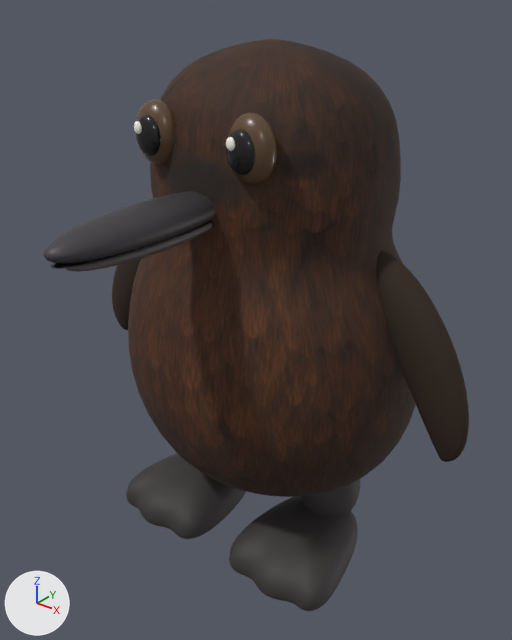
What one commit did to the FBX model pebble/Pebble_Chick/AN_Pebble_Chick_Jump.fbx.
Before and after are seen from a 50 mm lens placed at (1.155, -1.513, 1.642), pointed at (0.028, -0.104, 0.768). The lights are fixed; the arrows at lower left show +X, +Y and +Z. The first picture is the older version. Where no turn or scale is listed for an object, it has been applied to the vertices.

Names of what the first picture shows: 'SK_Pebble_Chick'.
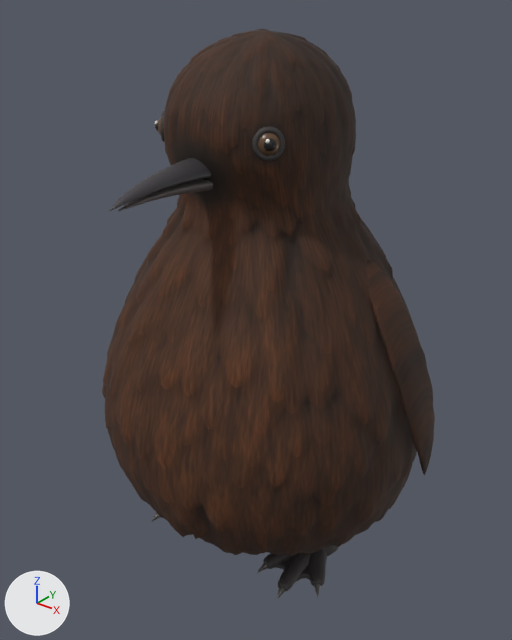
What differs and where, as boxes [x1, y1, x2, y2] in the pictures (512 x 640 px; the box of a moved part takes in the faces that stretch with it):
'SK_Pebble_Chick', reshaped (22% narrower)
    before: [43, 39, 469, 611]
    after: [102, 29, 435, 599]
part 1 of me_pebblechick_deformmesh, added
    after: [258, 133, 280, 156]
part 2 of me_pebblechick_deformmesh, added
    after: [264, 138, 276, 151]
part 3 of me_pebblechick_deformmesh, added (mostly hidden)
    after: [158, 118, 161, 135]
part 4 of me_pebblechick_deformmesh, rebuilt (9% wider, 15% taller)
    before: [128, 39, 416, 497]
    after: [102, 29, 417, 556]
part 5 of me_pebblechick_deformmesh, rebuilt (24% narrower)
    before: [376, 250, 469, 462]
    after: [365, 260, 435, 475]
part 6 of me_pebblechick_deformmesh, rebuilt (not visible afterwards)
    before: [112, 259, 141, 330]
part 7 of me_pebblechick_deformmesh, deleted
    before: [50, 115, 360, 518]
part 8 of me_pebblechick_deformmesh, moved or reshaped
    before: [126, 453, 358, 611]
    after: [151, 512, 327, 599]
part 9 of me_pebblechick_deformmesh, cut back
    before: [43, 99, 277, 264]
    after: [110, 111, 285, 211]

Edits to the bpy script that builds the scene:
```text
Add mat_m_chick_claw:
    mat_m_chick_claw = principled_material('M_Chick_Claw')
    mat_m_chick_claw.base_color = (0.075, 0.07, 0.065)  # dark grey #4d4b48
    mat_m_chick_claw.roughness = 0.35
Change me_pebblechick_deformmesh:
    used by ob_sk_pebble_chick; location = (0.0, 0.0, 0.0)
    remove me_pebblechick_deformmesh.from_pydata(...)  # 14226 vertices, 14464 faces; spans x -0.653..0.653, y -0.74..0.48, z 0.018..1.5
    add me_pebblechick_deformmesh.from_pydata(...)  # 22974 vertices, 23258 faces; spans x -0.539..0.538, y -0.568..0.438, z 0.003..1.524
    me_pebblechick_deformmesh part 1: a new loose piece, a UV sphere (16 segments, 12 rings, poles along z) spanning x 0.128..0.188, y -0.254..-0.194, z 1.269..1.329, in mat_m_chick_iris (brown #5d4530)
    me_pebblechick_deformmesh part 2: a new loose piece, a UV sphere (16 segments, 10 rings, poles along z) spanning x 0.156..0.188, y -0.253..-0.221, z 1.284..1.316, in mat_m_chick_pupil (black #181619)
    me_pebblechick_deformmesh part 3: a new loose piece, a UV sphere (16 segments, 12 rings, poles along z) spanning x -0.188..-0.128, y -0.254..-0.194, z 1.269..1.329, in mat_m_chick_iris (brown #5d4530)
    me_pebblechick_deformmesh part 4: the loose piece of 4226 vertices spanning x -0.465..0.465, y -0.386..0.386, z 0.21..1.5 is rebuilt with 13442 vertices and now spans x -0.501..0.5, y -0.506..0.406, z 0.066..1.524
    me_pebblechick_deformmesh part 5: the loose piece of 1442 vertices spanning x 0.305..0.653, y -0.083..0.027, z 0.518..1.019 is rebuilt with 458 vertices and now spans x 0.302..0.538, y -0.071..0.085, z 0.4..0.984, in mat_m_chick_body (picture img_t_chick_body_basecolor_png)
    me_pebblechick_deformmesh part 6: the loose piece of 1442 vertices spanning x -0.653..-0.305, y -0.083..0.027, z 0.518..1.019 is rebuilt with 458 vertices and now spans x -0.539..-0.304, y -0.071..0.084, z 0.403..0.98, in mat_m_chick_body (picture img_t_chick_body_basecolor_png)
    me_pebblechick_deformmesh part 7: 9 loose pieces with 3442 vertices, spanning x -0.321..0.321, y -0.727..0.48, z 0.083..1.341, are deleted
    me_pebblechick_deformmesh part 8: 2466 vertices removed from x -0.397..0.397, y -0.333..0.076, z 0.018..0.16; 4620 vertices added at x -0.35..0.35, y -0.301..-0.023, z 0.007..0.069
    me_pebblechick_deformmesh part 9: 1206 vertices removed from x -0.214..0.214, y -0.74..-0.18, z 1.092..1.372; 2468 vertices added at x -0.194..0.194, y -0.568..-0.2, z 1.171..1.338
    other edits to the shape of me_pebblechick_deformmesh do not show in these pictures
    remove me_pebblechick_deformmesh.materials.append(mat_m_chick_downdark)  # black #2b1b0d
    remove me_pebblechick_deformmesh.materials.append(mat_m_chick_sole)  # dark grey #383535
    add me_pebblechick_deformmesh.materials.append(mat_m_chick_claw)  # dark grey #4d4b48
```
